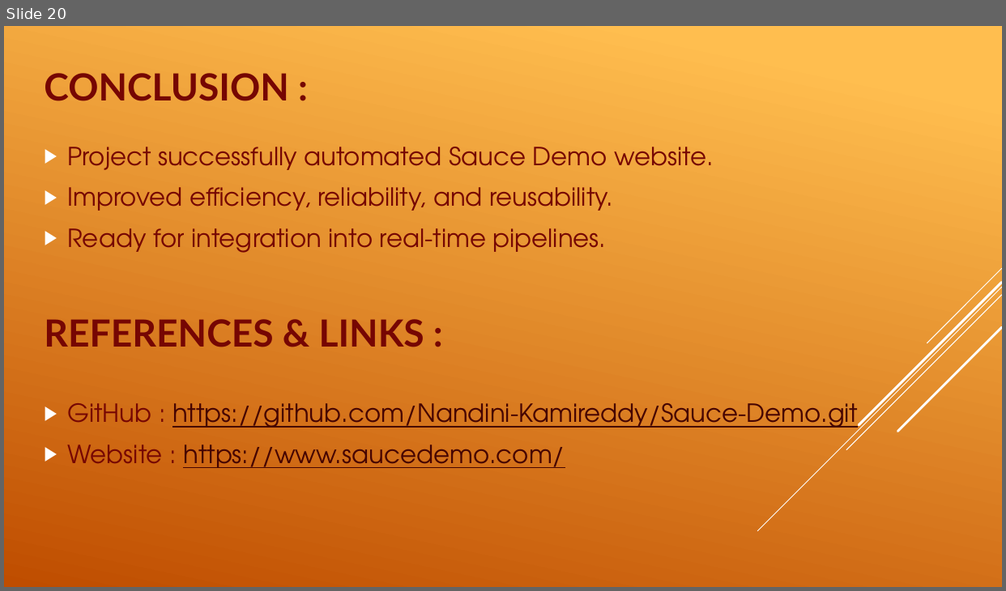
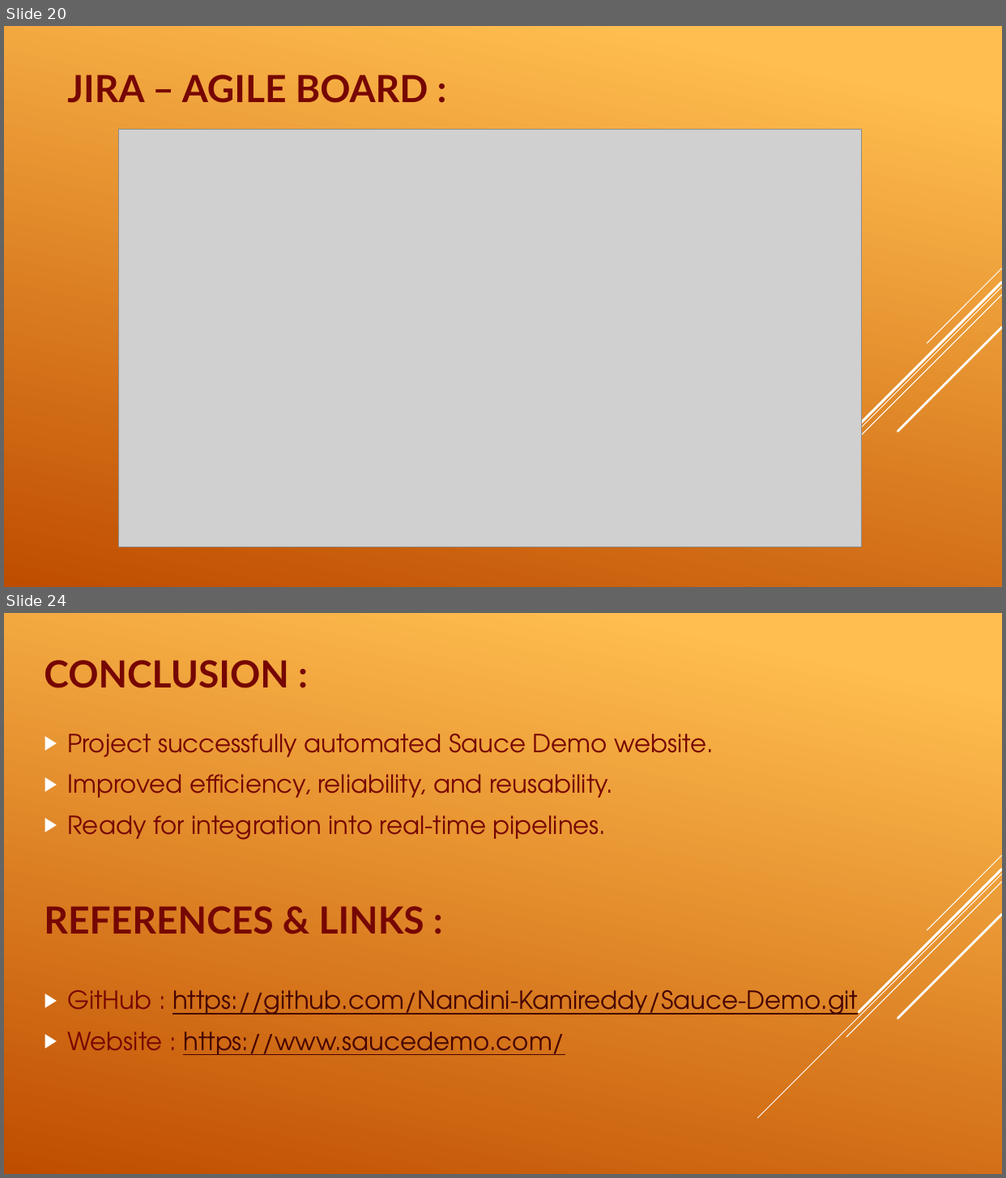
Before and after one commit to Nandini-Kamireddy/Sauce-Demo, a slide deck: Nandini_SauceDemo.pptx. Shown one above the other, each under a label of ours: slide 20 before the commit, slides 20 and 24 after it; the slides between them are not shown. The pictures are 1006x591 and 1006x1178 pixels, drawn with LibreOffice and Linux fonts; fonts in the diff are those of the drawing; grey boxes stand for pictures. Boxes give left, top, right and bottom in pixels: in the first picture for what was removed or moved away, otherwise in the second. Text is boxed around its words. In the diff, an @@ line names an element or a change of style, - is before the commit and + after.

```diff
--- a/Nandini_SauceDemo.pptx
+++ b/Nandini_SauceDemo.pptx
@@ slide 20 added at bbox=[4, 26, 1002, 587], background gradient #FFBF50 to #C04D00; not listed: 5 template elements that a slide beside it also shows @@
@@ title added at bbox=[67, 75, 428, 103], 36 pt, text #760603, bold @@
+JIRA – AGILE BOARD :
@@ picture added at bbox=[118, 130, 862, 547] @@
@@ what was slide 20 is now slide 24 @@
```
Also in this commit, not shown: 3 slides changed, 3 other slides added.
